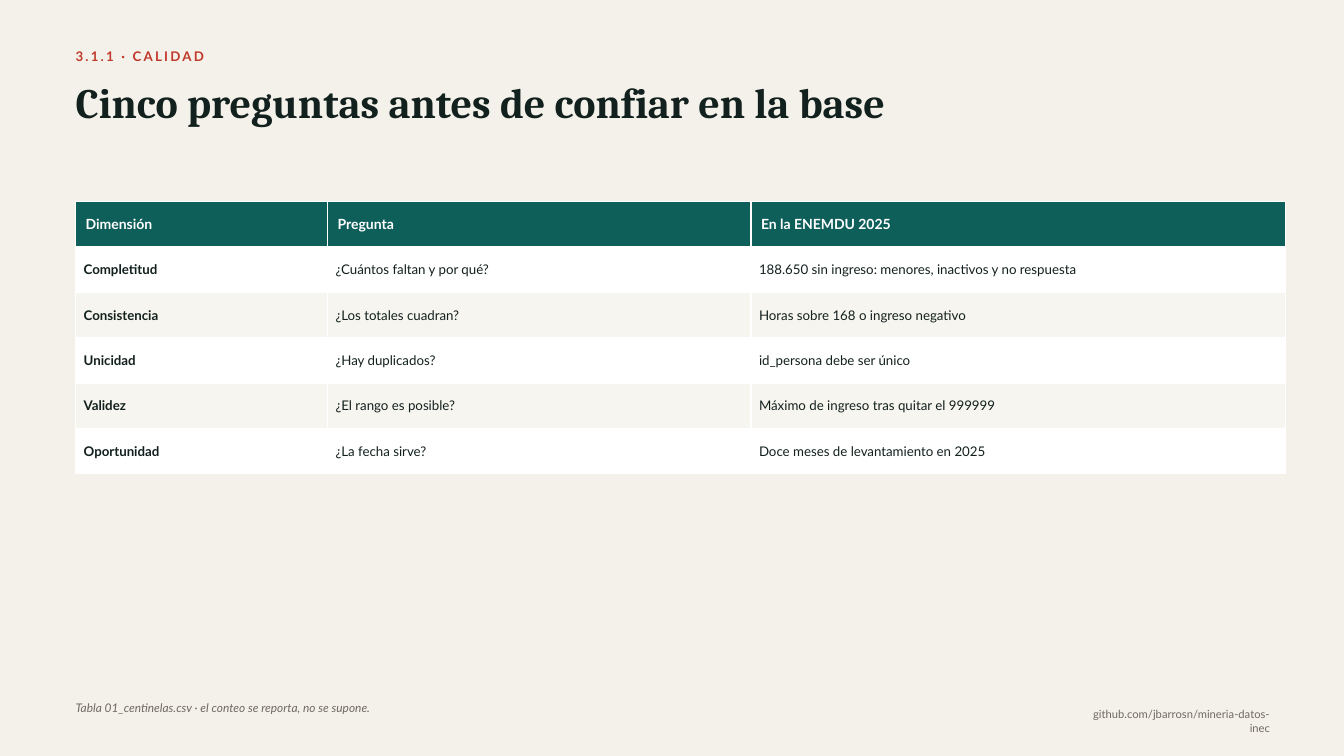
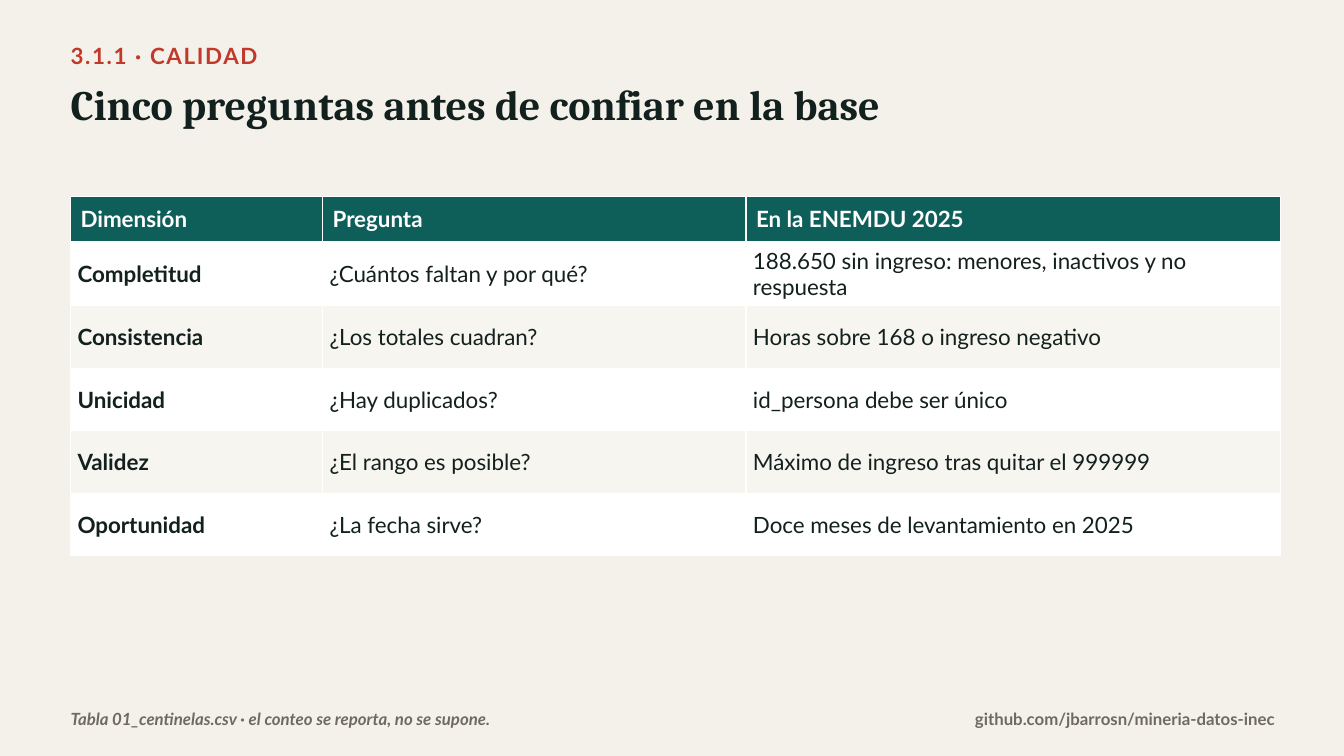
Before and after one commit to jbarrosn/mineria-datos-inec, a slide deck: slide 6 of docs/diapositivas/01_procedimientos.pptx. Drawn at 1344x756 pixels with LibreOffice and Linux fonts; fonts in the diff are those of the drawing. Boxes give left, top, right and bottom in pixels: in the first picture for what was removed or moved away, otherwise in the second. Text is boxed around its words. In the diff, an @@ line names an element or a change of style, - is before the commit and + after.

```diff
--- a/docs/diapositivas/01_procedimientos.pptx
+++ b/docs/diapositivas/01_procedimientos.pptx
@@ text "3.1.1 · CALIDAD" at [71,47,257,64]: size 9.5 to 16 pt, letter spacing 1.6 to 1.2 pt @@
@@ text "Cinco preguntas antes de confiar ..." at [71,90,880,130]: line spacing 0.98 to 0.95 @@
@@ table at [71,197,1280,555] @@
@@ size 10 to 16 pt in "Dimensión", "Pregunta", "En la ENEMDU 2025" @@
@@ size 9.5 to 16 pt @@
@@ table: place and size @@
-table at [76,202,1286,474]
+table at [71,197,1280,555]
@@ text "Tabla 01_centinelas.csv · el conteo ...": place and size @@
-text "Tabla 01_centinelas.csv · el conteo ..." at [76,703,370,714]
+text "Tabla 01_centinelas.csv · el conteo ..." at [71,712,490,728]
@@ text "Tabla 01_centinelas.csv · el conteo ..." at [71,712,490,728]: size 8.5 to 12 pt, bold on @@
@@ text "github.com/jbarrosn/mineria-datos-inec": place and size @@
-text "github.com/jbarrosn/mineria-datos-inec" at [1093,710,1270,732]
+text "github.com/jbarrosn/mineria-datos-inec" at [975,712,1275,728]
@@ text "github.com/jbarrosn/mineria-datos-inec" at [975,712,1275,728]: size 8 to 12 pt, bold on @@
```
Also in this commit, not shown: 12 other slides changed, 5 other files.
